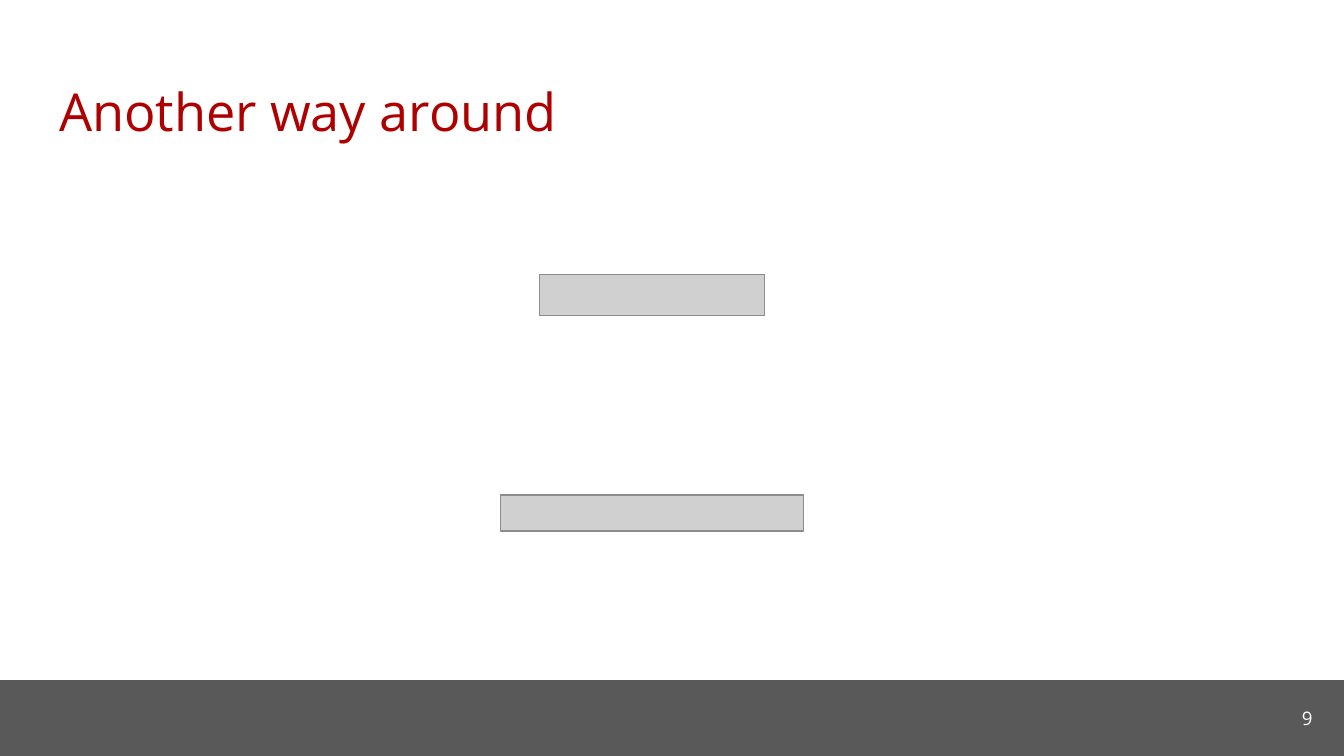
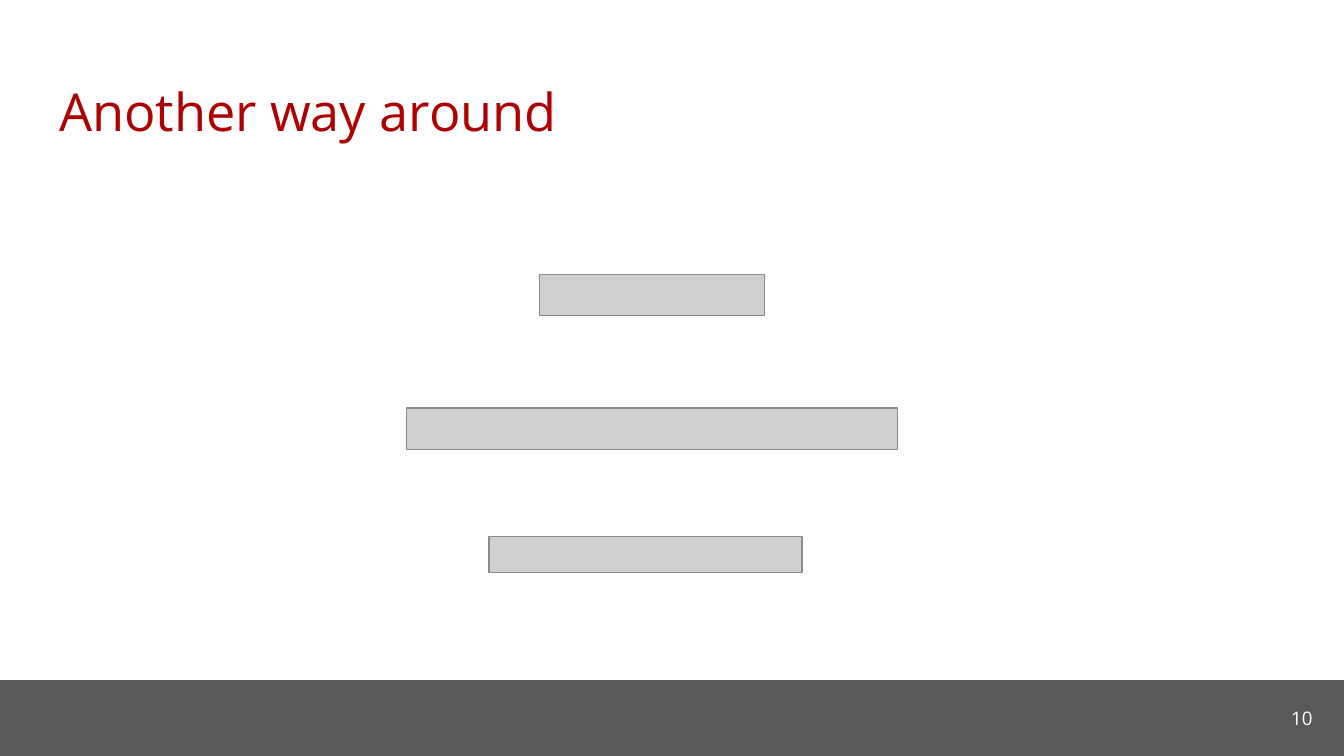
Before and after one commit to cmu-soda/Robustness, a slide deck: slide 10 of Robustness.pptx (slide 9 before the commit). Drawn at 1344x756 pixels with LibreOffice and Linux fonts; fonts in the diff are those of the drawing; grey boxes stand for pictures; background and template pictures are left out. Boxes give left, top, right and bottom in pixels: in the first picture for what was removed or moved away, otherwise in the second. Text is boxed around its words. In the diff, an @@ line names an element or a change of style, - is before the commit and + after.

```diff
--- a/Robustness.pptx
+++ b/Robustness.pptx
@@ picture added at (x1=407, y1=409, x2=898, y2=450) @@
@@ picture removed at (x1=500, y1=495, x2=802, y2=531) @@
@@ picture added at (x1=489, y1=536, x2=802, y2=573) @@
@@ page number at (x1=1291, y1=711, x2=1312, y2=725): text changed @@
-9
+10
```
Also in this commit, not shown: 24 other slides changed, 18 slides added, 13 slides removed, 2 other files.
